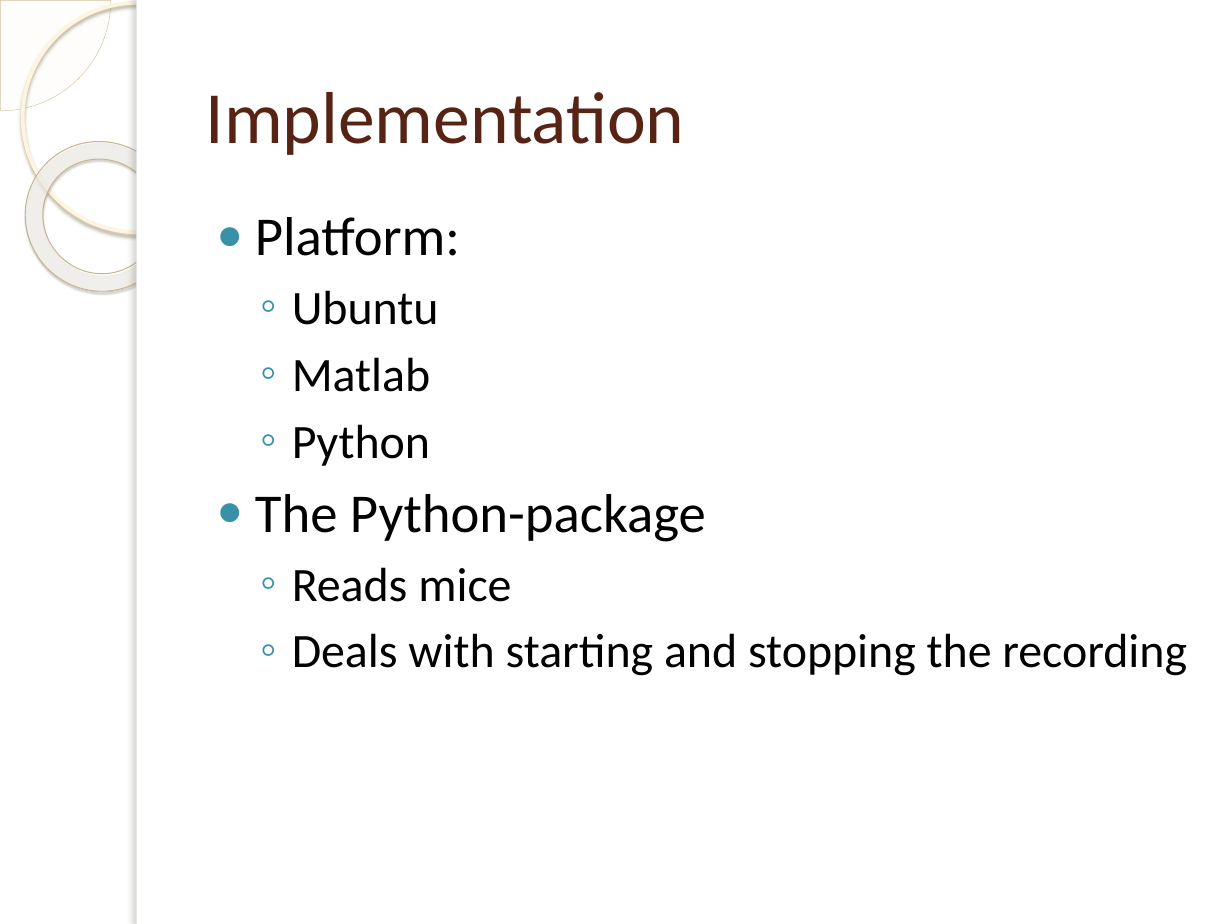
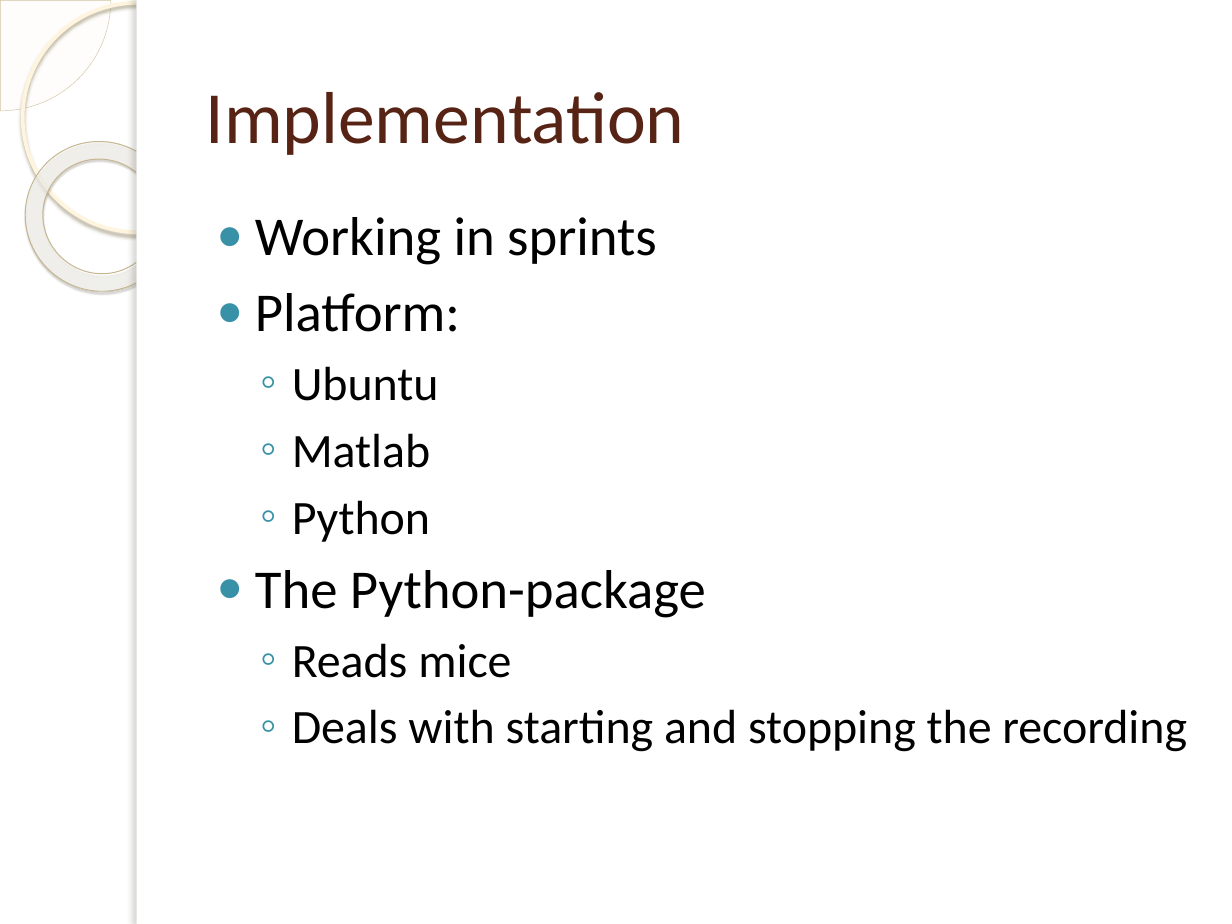
Before and after one commit to jakelamotta/master_thesis, a slide deck: slide 10 of presentations/presentation_1.pptx (slide 11 before the commit). Drawn at 1232x924 pixels with LibreOffice and Linux fonts; fonts in the diff are those of the drawing; background and template pictures are left out. Boxes give left, top, right and bottom in pixels: in the first picture for what was removed or moved away, otherwise in the second. Text is boxed around its words. In the diff, an @@ line names an element or a change of style, - is before the commit and + after.

```diff
--- a/presentations/presentation_1.pptx
+++ b/presentations/presentation_1.pptx
@@ text at [255,217,657,265]: paragraph added @@
+● Working in sprints
```
Also in this commit, not shown: 4 other slides changed, 1 slide removed.
